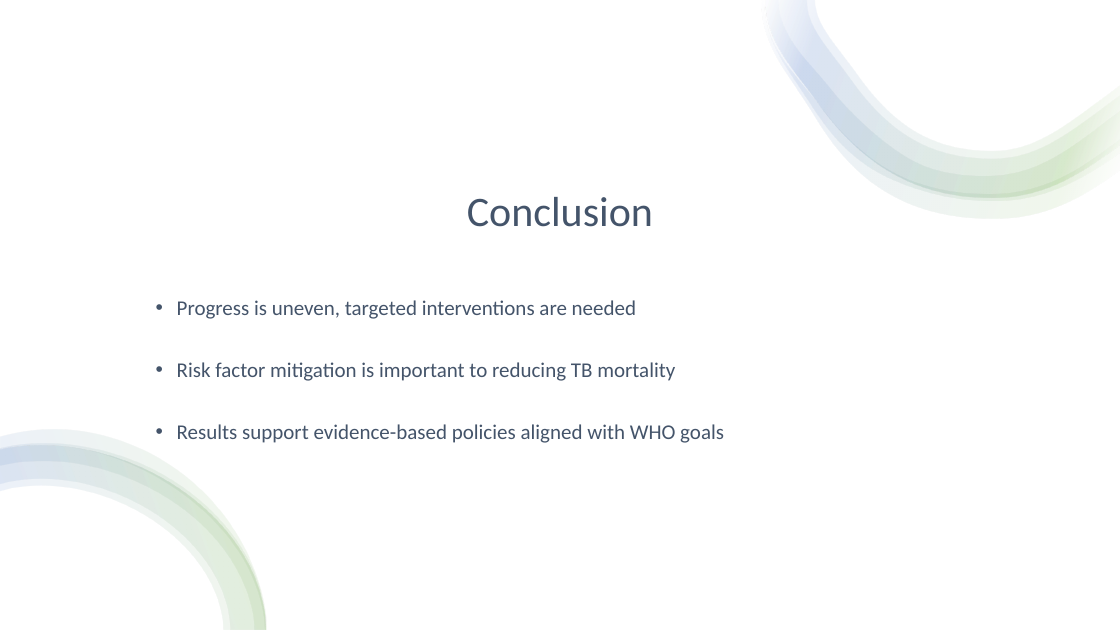
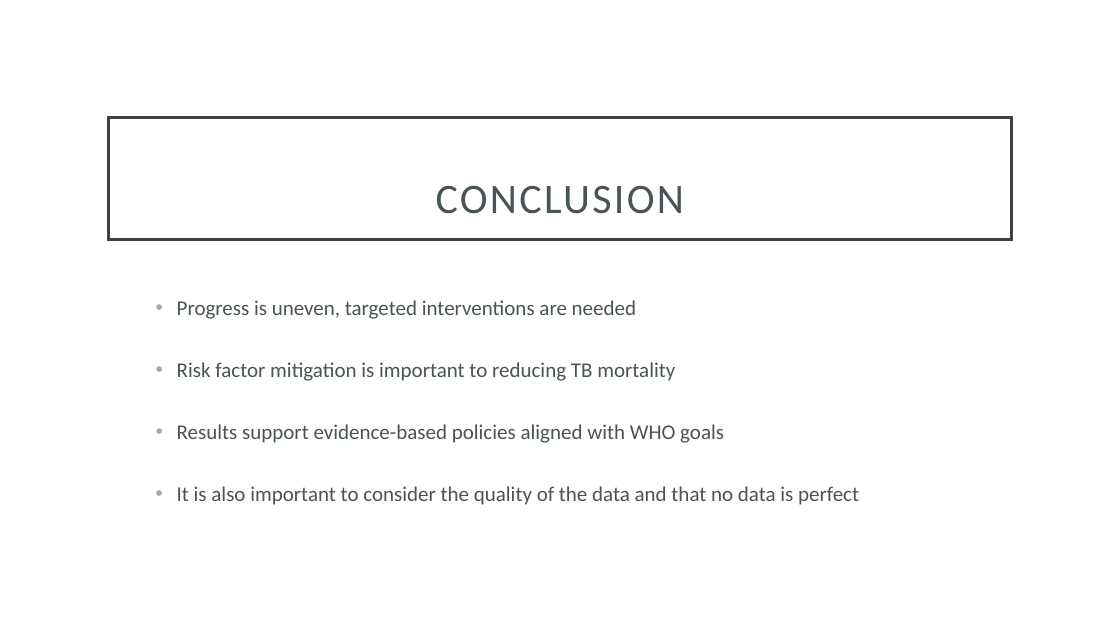
Before and after one commit to smwhikeh/HMS_520_Final_Project_TB, a slide deck: slide 19 of HMS_520_Final_Presentation_Whikehart_Naing.pptx (slide 18 before the commit). Drawn at 1120x630 pixels with LibreOffice and Linux fonts; fonts in the diff are those of the drawing. Boxes give left, top, right and bottom in pixels: in the first picture for what was removed or moved away, otherwise in the second. Text is boxed around its words. In the diff, an @@ line names an element or a change of style, - is before the commit and + after.

```diff
--- a/HMS_520_Final_Presentation_Whikehart_Naing.pptx
+++ b/HMS_520_Final_Presentation_Whikehart_Naing.pptx
@@ rectangle removed at bbox=[0, 0, 1120, 630] @@
@@ group removed at bbox=[762, 0, 1120, 219]: 4 freeform shapes @@
@@ title "CONCLUSION": place and size @@
-title "CONCLUSION" at bbox=[467, 197, 653, 227]
+title "CONCLUSION" at bbox=[108, 118, 1012, 239]
@@ title "CONCLUSION" at bbox=[108, 118, 1012, 239]: fill none to #FFFFFF; outline none to #404040 2.5 pt @@
@@ title at bbox=[436, 185, 685, 214]: text changed; text colour #44546A to #4A5356 @@
-Conclusion
+CONCLUSION
@@ text at bbox=[177, 300, 724, 443]: text colour #44546A to #4A5356 in "Progress is uneven, targeted interventions are needed", "Risk factor mitigation is important to reducing ...", "Results support evidence-based policies aligned with WHO ..." @@
@@ group removed at bbox=[0, 430, 266, 630]: 4 freeform shapes @@
@@ text at bbox=[177, 486, 859, 505]: paragraph added @@
+• It is also important to consider the quality of the data and that no data is perfect
```
Also in this commit, not shown: 16 other slides changed, 2 slides added, 1 slide removed, 5 other files.
